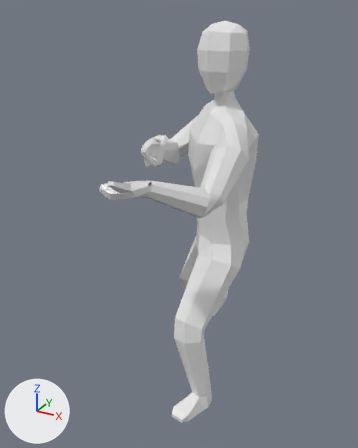
What one commit did to the glTF model assets/animations/walking.gltf.
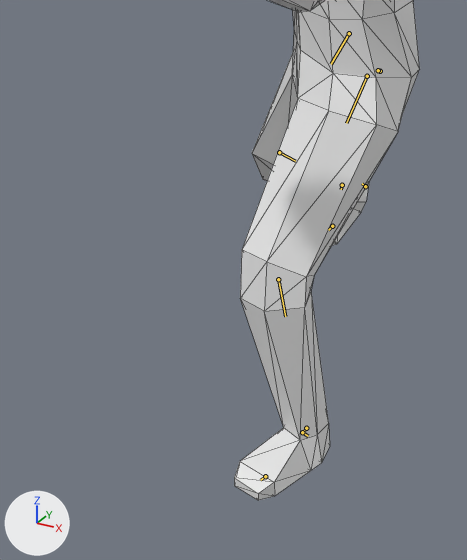
Each version appears first whole from a 50 mm lens placed at (4.16, -9.2, 8.33), pointed at (-0.66, -0.44, 3.95), and next in a close-up on the part from 21% to 75% of the width and 48% to 100% of the height. The axes (+X, +Y, +Z) are drawn at lower left. The lights are the same throughout. Both versions are drawn at frame 8 of the action 'walking'; the numbers are the values there. The bones that bend it are drawn over the model as lines in the close-ups. The close-ups show mesh edges as thin lines.
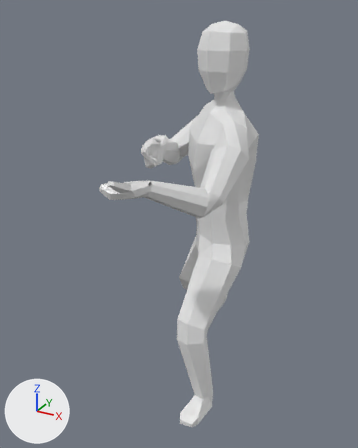
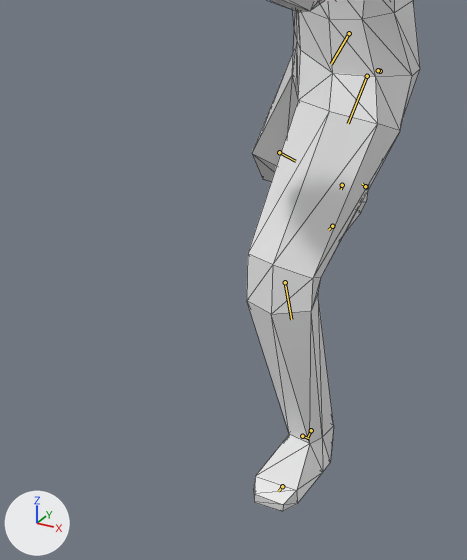
The change in detail:
Bone 'thigh.L' (bone_thigh_l) turns from (-28, -33, -12) to (-25, -32, -14) degrees about its own x, y and z.
Bone 'shin.L' (bone_shin_l) turns from (39, 0, 3) to (38, -2, 5) degrees about its own x, y and z.
Bone 'foot.L' (bone_foot_l) turns from (-4, -9, -6) to (-2, -14, -19) degrees about its own x, y and z.

What differs and where, as boxes [x1, y1, x2, y2] in the close-ups (467 x 560 px):
'Cube', posed: before [234, 0, 420, 500]; after [247, 0, 420, 512]
bone 'thigh.L', root to tip: before (367, 76) to (346, 123); after (367, 76) to (348, 123)
bone 'shin.L', root to tip: before (278, 279) to (285, 316); after (285, 282) to (291, 319)
bone 'foot.L', root to tip: before (306, 428) to (302, 433); after (311, 430) to (308, 437)
